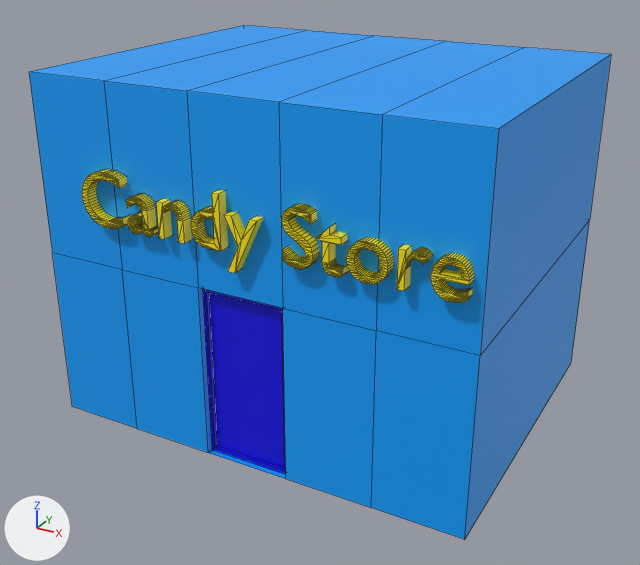
The Blender file Content/Models/Task6Script/DoorStore.blend, before and after one commit.
Before and after are seen from a 50 mm lens placed at (5.07, -6.76, 5.68), pointed at (0.48, 1.58, 1.51). The lights are fixed; the arrows at lower left show +X, +Y and +Z. Mesh edges are drawn as thin lines.

Before the edit, the objects in view are built like this:
```python
me_cube_002 = bpy.data.meshes.new('Cube.002')
me_cube_002.from_pydata(...)  # 16 vertices, 14 faces; spans x 0.0..0.99, y -0.04..0.04, z 0.0..1.99
me_cube_002.materials.append(mat_door)  # blue #0d00e7
me_cube_003 = bpy.data.meshes.new('Cube.003')
me_cube_003.from_pydata(...)  # 1726 vertices, 2546 faces; spans x -2.0..3.0, y -0.23..3.89, z 0.0..4.0
# faces by material slot: [35, 2511]
me_cube_003.materials.append(mat_wall)  # blue #009fff
me_cube_003.materials.append(mat_text)  # yellow #ffeb00
ob_door = bpy.data.objects.new('Door', me_cube_002)
ob_door.location = (0.0, 0.0, 0.0)
ob_store = bpy.data.objects.new('Store', me_cube_003)
ob_store.location = (0.0, 0.0, 0.0)
```
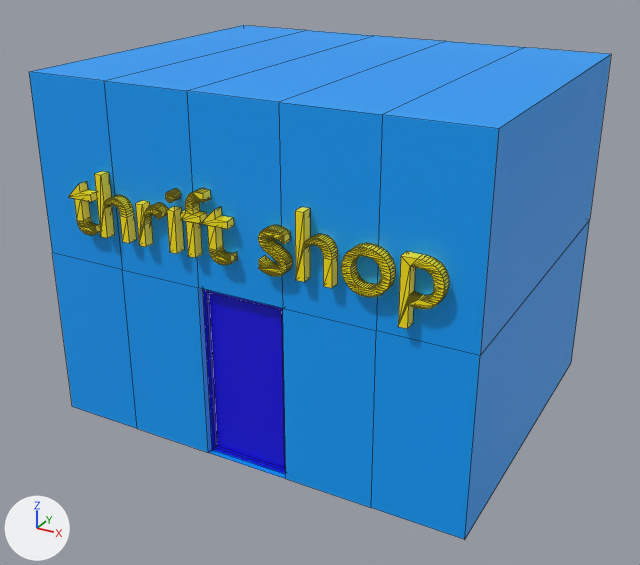
Boxes [x1, y1, x2, y2] around the edits, measured in the pictures (640 x 565 px; the box of a moved part takes in the faces that stretch with it):
part 1 of me_cube_003, added
    after: [165, 189, 181, 202]
part 2 of me_cube_003, added (yellow)
    after: [167, 206, 184, 254]
part 3 of me_cube_003, added (yellow)
    after: [180, 188, 211, 258]
part 4 of me_cube_003, added (yellow)
    after: [201, 207, 238, 265]
part 5 of me_cube_003, added (yellow)
    after: [69, 181, 100, 235]
part 6 of me_cube_003, added (yellow)
    after: [94, 171, 137, 243]
part 7 of me_cube_003, added (yellow)
    after: [135, 200, 169, 247]
part 8 of me_cube_003, deleted (yellow)
    before: [126, 194, 158, 237]
part 9 of me_cube_003, deleted (yellow)
    before: [156, 199, 192, 244]
part 10 of me_cube_003, deleted (yellow)
    before: [397, 244, 433, 291]
part 11 of me_cube_003, moved or reshaped
    before: [191, 190, 474, 302]
    after: [258, 207, 449, 329]
part 12 of me_cube_003, deleted (yellow)
    before: [82, 169, 130, 229]

The change, as a diff of the scene's bpy script:
```diff
--- a/Content/Models/Task6Script/DoorStore.blend.py
+++ b/Content/Models/Task6Script/DoorStore.blend.py
@@ me_cube_003 @@
 # used by ob_store; location = (0.0, 0.0, 0.0)
-me_cube_003.from_pydata(...)  # 1726 vertices, 2546 faces; spans x -2.0..3.0, y -0.23..3.89, z 0.0..4.0
+me_cube_003.from_pydata(...)  # 1446 vertices, 2114 faces; spans x -2.0..3.0, y -0.23..3.89, z 0.0..4.0
+# me_cube_003 part 1: a new loose piece, a 48-sided cylinder along y spanning x -0.25..-0.14, y -0.23..-0.11, z 2.92..3.02, in mat_text (yellow #ffeb00)
+# me_cube_003 part 2: a new loose piece, a box spanning x -0.24..-0.151, y -0.231..-0.113, z 2.386..2.835, in mat_text (yellow #ffeb00)
+# me_cube_003 part 3: a new loose piece of 120 vertices spanning x -0.08..0.21, y -0.23..-0.11, z 2.39..3.08, in mat_text (yellow #ffeb00)
+# me_cube_003 part 4: a new loose piece of 116 vertices spanning x 0.16..0.5, y -0.23..-0.11, z 2.38..2.93, in mat_text (yellow #ffeb00)
+# me_cube_003 part 5: a new loose piece of 116 vertices spanning x -1.53..-1.2, y -0.23..-0.11, z 2.38..2.93, in mat_text (yellow #ffeb00)
+# me_cube_003 part 6: a new loose piece of 114 vertices spanning x -1.14..-0.76, y -0.23..-0.11, z 2.39..3.07, in mat_text (yellow #ffeb00)
+# me_cube_003 part 7: a new loose piece of 110 vertices spanning x -0.63..-0.3, y -0.23..-0.11, z 2.39..2.84, in mat_text (yellow #ffeb00)
+# me_cube_003 part 8: the loose piece of 348 vertices spanning x -0.76..-0.43, y -0.23..0.0, z 2.51..2.9 is deleted
+# me_cube_003 part 9: the loose piece of 114 vertices spanning x -0.37..-0.05, y -0.23..0.0, z 2.51..2.9 is deleted
+# me_cube_003 part 10: the loose piece of 110 vertices spanning x 2.24..2.52, y -0.23..0.0, z 2.51..2.9 is deleted
+# me_cube_003 part 11: 4 vertices moved within x 1.11..2.07, y -0.23, z 2.54..2.8; 913 vertices removed from x 0.04..2.9, y -0.23..0.0, z 2.32..3.1; 721 vertices added at x 0.82..2.68, y -0.23..-0.11, z 2.16..3.07
+# me_cube_003 part 12: 196 vertices removed from x -1.34..-0.82, y -0.23..0.0, z 2.51..3.1
 me_cube_003.materials.append(mat_wall)
```
